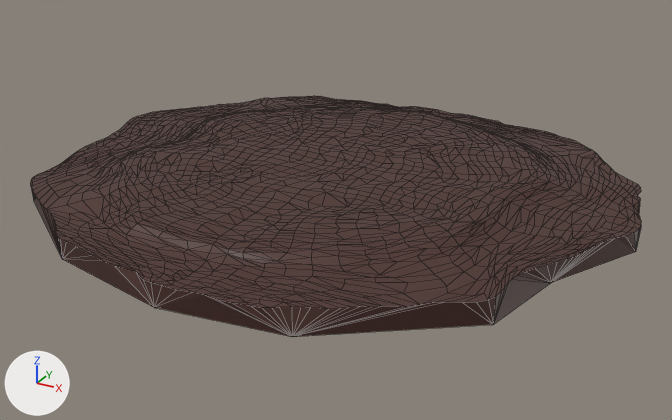
Before and after pictures for a commit that changed the Blender file MiniJam-FinalBoss-2022/Assets/Models/Environment/CaveFloor.blend.
Rendered twice from a camera (50 mm lens) standing at (21.4, -39.3, 18.6) and looking at (0.2, -0.7, -0.7). Lighting does not change. The marker at lower left points along +X, +Y and +Z. Mesh edges are drawn as thin lines.
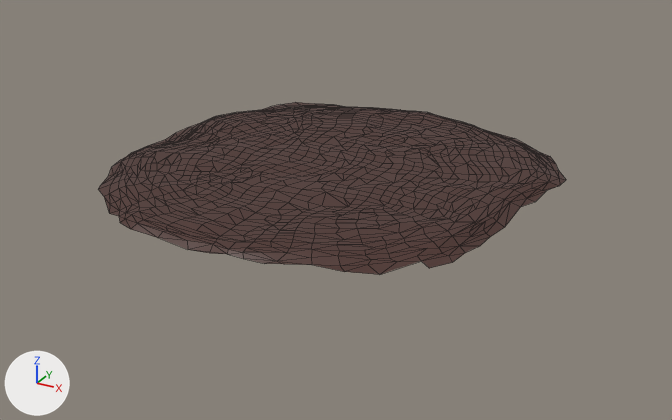
The edits, one by one:
me_plane_003 is used by ob_plane_003; location (0.0, 0.0, 0.0).
me_plane_003 had 1943 vertices, 2724 faces and spanned x -15.6..15.0, y -13.7..12.9, z -0.4..1.6.
me_plane_003 now has 1137 vertices, 1546 faces and spans x -11.5..10.5, y -11.0..11.3, z 0.8..1.6.
me_plane_003 part 1: 807 vertices removed from x -15.6..15.0, y -13.7..12.9, z -0.4..1.1; 1 vertex added at x -11.4, y 1.2, z 1.0.

Changed parts and their boxes [x1, y1, x2, y2] in the pictures (672 x 420 px):
'Plane.003', reshaped (23% narrower, 28% shorter): before [31, 96, 641, 337]; after [98, 102, 566, 275]
part 1 of me_plane_003, cut back: before [31, 96, 641, 337]; after [165, 128, 187, 141]
